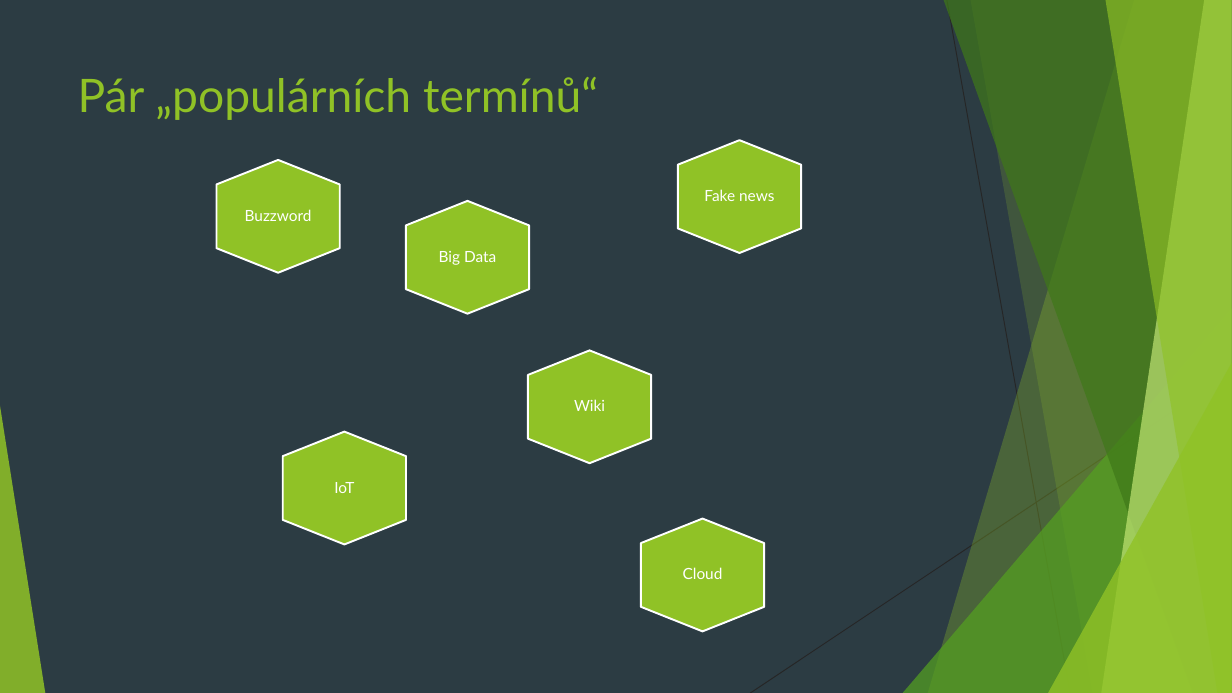
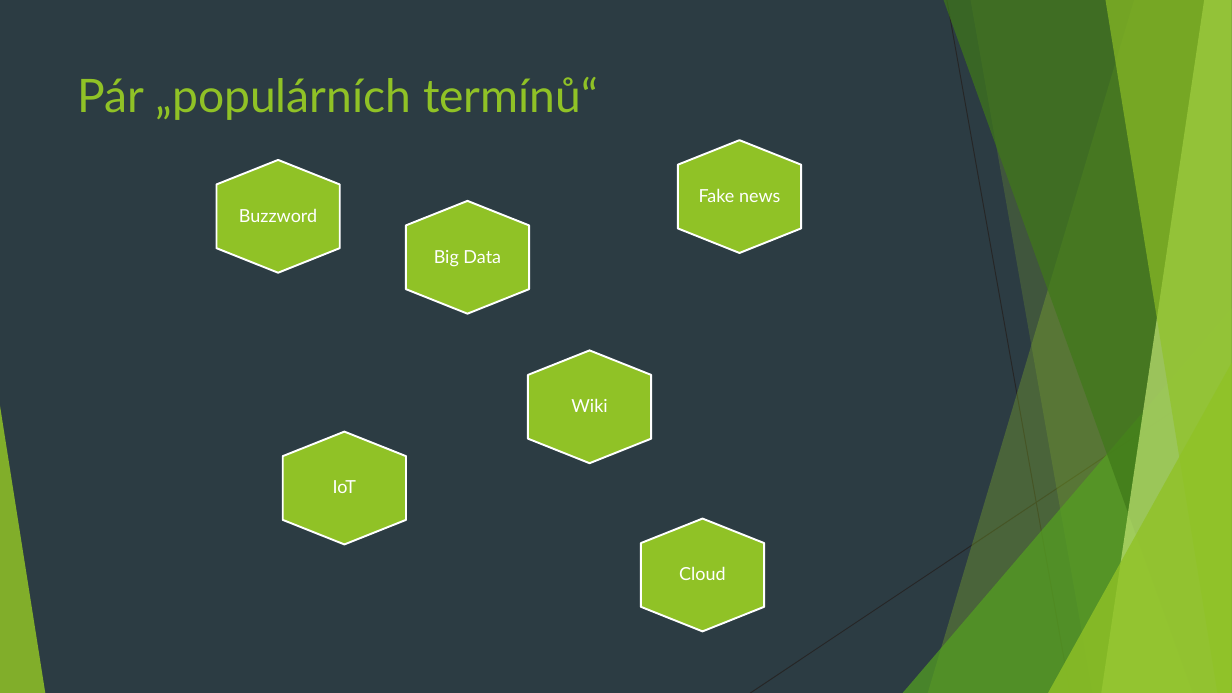
Before and after one commit to 4iz160/cviceni, a slide deck: slide 25 of 01-data-informace-znalosti-zdroje/cviceni-01.pptx. Drawn at 1232x693 pixels with LibreOffice and Linux fonts; fonts in the diff are those of the drawing. Boxes give left, top, right and bottom in pixels: in the first picture for what was removed or moved away, otherwise in the second. Text is boxed around its words. In the diff, an @@ line names an element or a change of style, - is before the commit and + after.

```diff
--- a/01-data-informace-znalosti-zdroje/cviceni-01.pptx
+++ b/01-data-informace-znalosti-zdroje/cviceni-01.pptx
@@ size 12 to 14 pt in 6 elements at bbox=[678, 140, 801, 253], bbox=[216, 160, 339, 273], bbox=[406, 201, 529, 313], bbox=[283, 432, 406, 544], bbox=[641, 518, 764, 631], bbox=[528, 350, 651, 463] @@
```
Also in this commit, not shown: 2 other slides changed, 1 other file.
